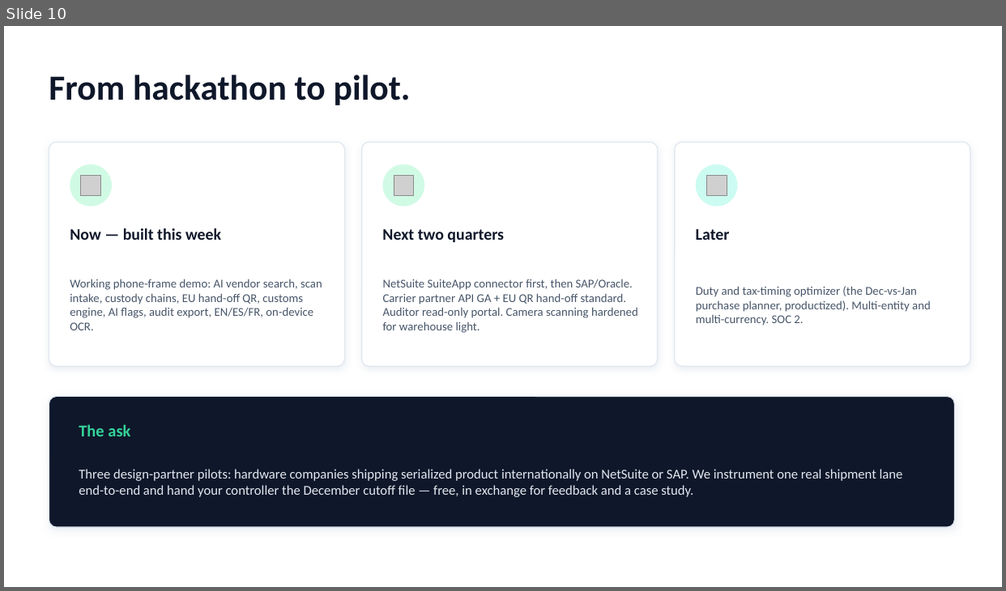
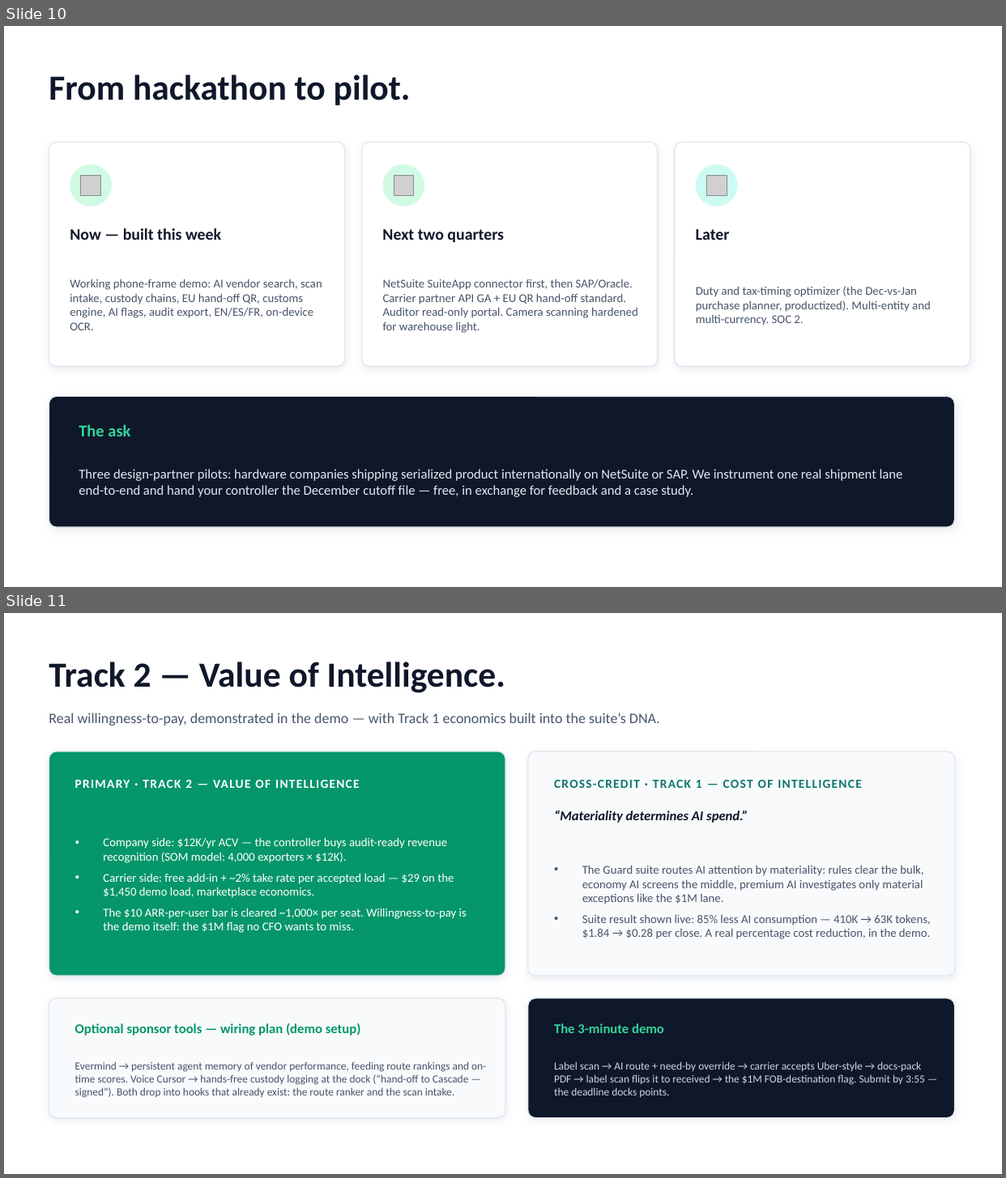
Before and after one commit to jessiesfaith/transit-guard, a slide deck: deck/Transit_Guard_Pitch.pptx. Shown one above the other, each under a label of ours: slide 10 before the commit, slides 10 and 11 after it. The pictures are 1006x591 and 1006x1178 pixels, drawn with LibreOffice and Linux fonts; fonts in the diff are those of the drawing; grey boxes stand for pictures. Boxes give left, top, right and bottom in pixels: in the first picture for what was removed or moved away, otherwise in the second. Text is boxed around its words. In the diff, an @@ line names an element or a change of style, - is before the commit and + after.

```diff
--- a/deck/Transit_Guard_Pitch.pptx
+++ b/deck/Transit_Guard_Pitch.pptx
@@ slide 11 added at (4, 613, 1002, 1174), background #FFFFFF @@
@@ text added at (49, 662, 505, 693), 34 pt, text #0F172A, bold @@
+Track 2 — Value of Intelligence.
@@ text added at (49, 713, 660, 726), 14 pt, text #475569 @@
+Real willingness-to-pay, demonstrated in the demo — with Track 1 economics built into the suite’s DNA.
@@ rounded rectangle added at (49, 752, 505, 976), fill #059669, outline #E2E8F0 1 pt @@
@@ rounded rectangle added at (528, 752, 955, 976), fill #F8FAFC, outline #E2E8F0 1 pt @@
@@ text added at (75, 780, 359, 788), 12 pt, text #FFFFFF, bold @@
+PRIMARY · TRACK 2 — VALUE OF INTELLIGENCE
@@ text added at (554, 780, 861, 788), 12 pt, text #0F766E, bold @@
+CROSS-CREDIT · TRACK 1 — COST OF INTELLIGENCE
@@ text added at (554, 811, 748, 823), 13 pt, text #0F172A, bold, italic @@
+“Materiality determines AI spend.”
@@ text added at (103, 837, 467, 933), 11.5 pt, text #FFFFFF @@
+• Company side: $12K/yr ACV — the controller buys audit-ready revenue recognition (SOM model: 4,000 exporters × $12K).
+• Carrier side: free add-in + ~2% take rate per accepted load — $29 on the $1,450 demo load, marketplace economics.
+• The $10 ARR-per-user bar is cleared ~1,000× per seat. Willingness-to-pay is the demo itself: the $1M flag no CFO wants to miss.
@@ text added at (582, 865, 930, 939), 11.5 pt, text #475569 @@
+• The Guard suite routes AI attention by materiality: rules clear the bulk, economy AI screens the middle, premium AI investigates only material exceptions like the $1M lane.
+• Suite result shown live: 85% less AI consumption — 410K → 63K tokens, $1.84 → $0.28 per close. A real percentage cost reduction, in the demo.
@@ rounded rectangle added at (49, 999, 505, 1118), fill #F8FAFC, outline #E2E8F0 1 pt @@
@@ rounded rectangle added at (528, 999, 955, 1118), fill #0F172A, outline #E2E8F0 1 pt @@
@@ text added at (75, 1023, 361, 1036), 13 pt, text #059669, bold @@
+Optional sponsor tools — wiring plan (demo setup)
@@ text added at (554, 1024, 664, 1033), 13 pt, text #34D399, bold @@
+The 3-minute demo
@@ text added at (75, 1062, 486, 1098), 10.5 pt, text #475569 @@
+Evermind → persistent agent memory of vendor performance, feeding route rankings and on-time scores. Voice Cursor → hands-free custody logging at the dock (“hand-off to Cascade — signed”). Both drop into hooks that already exist: the route ranker and the scan intake.
@@ text added at (554, 1062, 925, 1097), 10.5 pt, text #CBD5E1 @@
+Label scan → AI route + need-by override → carrier accepts Uber-style → docs-pack PDF → label scan flips it to received → the $1M FOB-destination flag. Submit by 3:55 — the deadline docks points.
```
Also in this commit, not shown: 2 slides changed, 14 other files.
